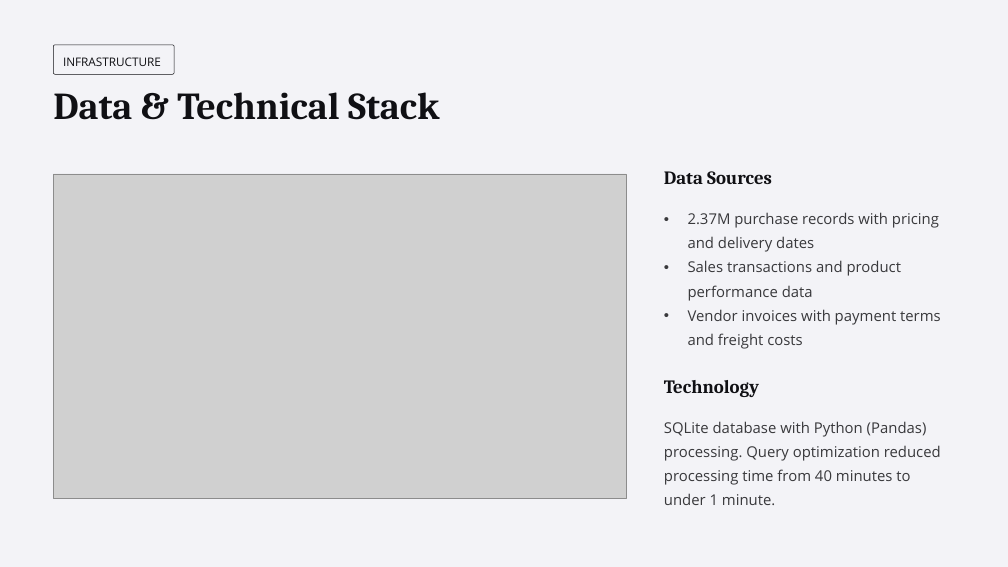
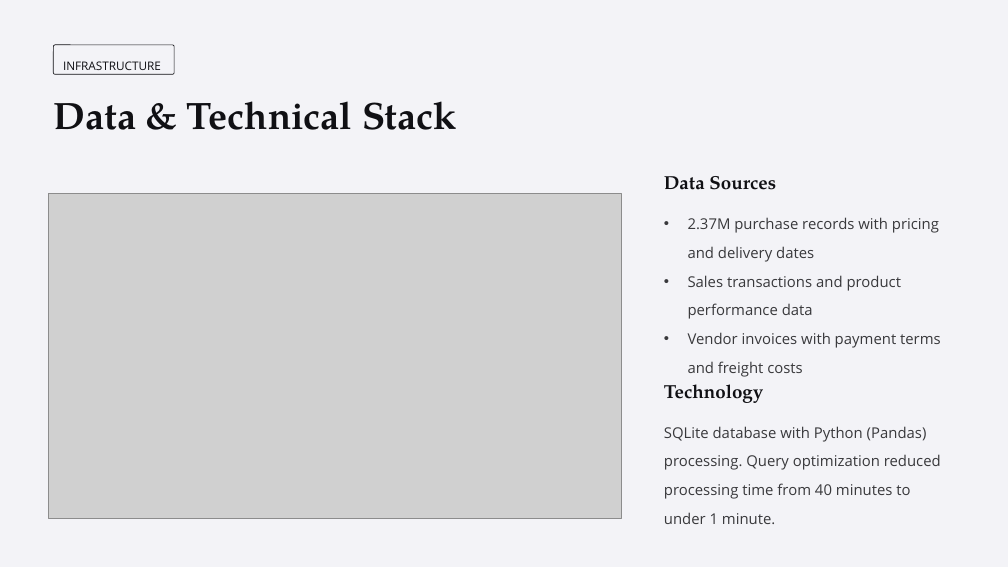
Before and after one commit to Saurabh1222/Liquor-Store-Chain-Vendor-Performance-Analysis, a slide deck: slide 4 of Vendor-Performance-Analysis.pptx. Drawn at 1008x567 pixels with LibreOffice and Linux fonts; fonts in the diff are those of the drawing; grey boxes stand for pictures; background and template pictures are left out. Boxes give left, top, right and bottom in pixels: in the first picture for what was removed or moved away, otherwise in the second. Text is boxed around its words. In the diff, an @@ line names an element or a change of style, - is before the commit and + after.

```diff
--- a/Vendor-Performance-Analysis.pptx
+++ b/Vendor-Performance-Analysis.pptx
@@ rounded rectangle at bbox=[54, 45, 175, 74]: outline #101014 0.6 pt to #101014 0.75 pt @@
@@ text "INFRASTRUCTURE" at bbox=[63, 61, 161, 70]: line spacing 22pt to 1.63 @@
@@ text "Data & Technical Stack" at bbox=[53, 101, 457, 130]: font Cambria to TeX Gyre Pagella; line spacing 54pt to 1.24 @@
@@ text "Data Sources" at bbox=[664, 176, 776, 190]: font Cambria to TeX Gyre Pagella; line spacing 27pt to 1.26 @@
@@ picture: place and size @@
-picture at bbox=[54, 174, 626, 498]
+picture at bbox=[49, 194, 621, 518]
@@ text "2.37M purchase records with pricing ..." at bbox=[688, 217, 941, 377]: line spacing 27.5pt to 1.62 @@
@@ text "Technology" at bbox=[664, 384, 764, 403]: font Cambria to TeX Gyre Pagella; line spacing 27pt to 1.26 @@
@@ text "SQLite database with Python (Pandas) ..." at bbox=[664, 426, 941, 524]: line spacing 27.5pt to 1.62 @@
```
Also in this commit, not shown: 7 other slides changed, 2 slides removed.
